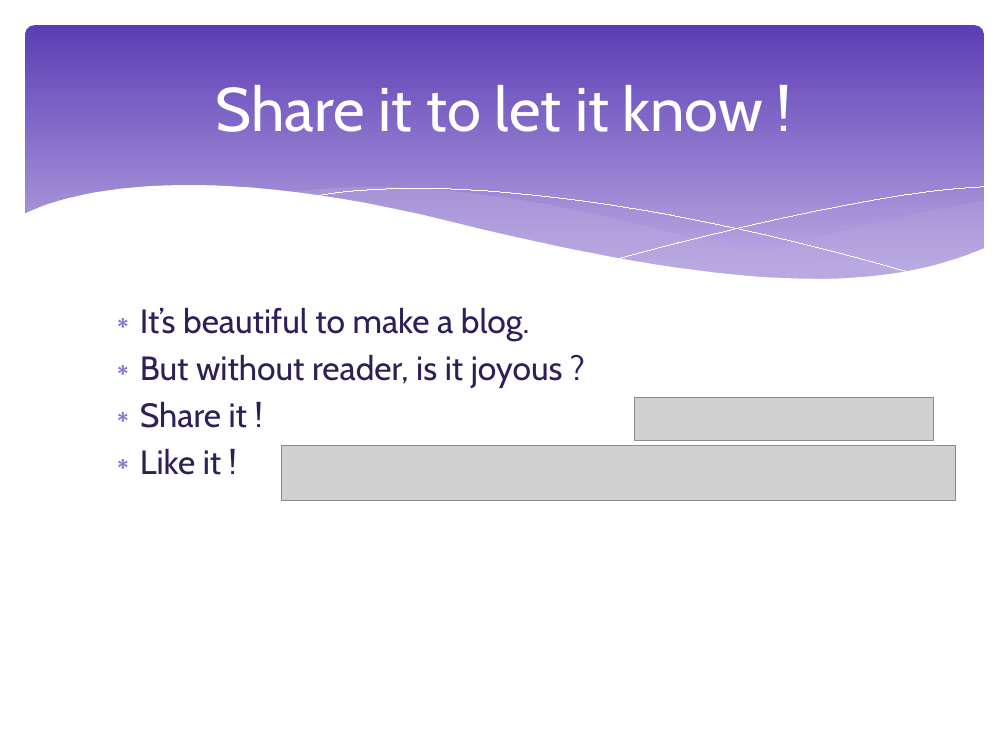
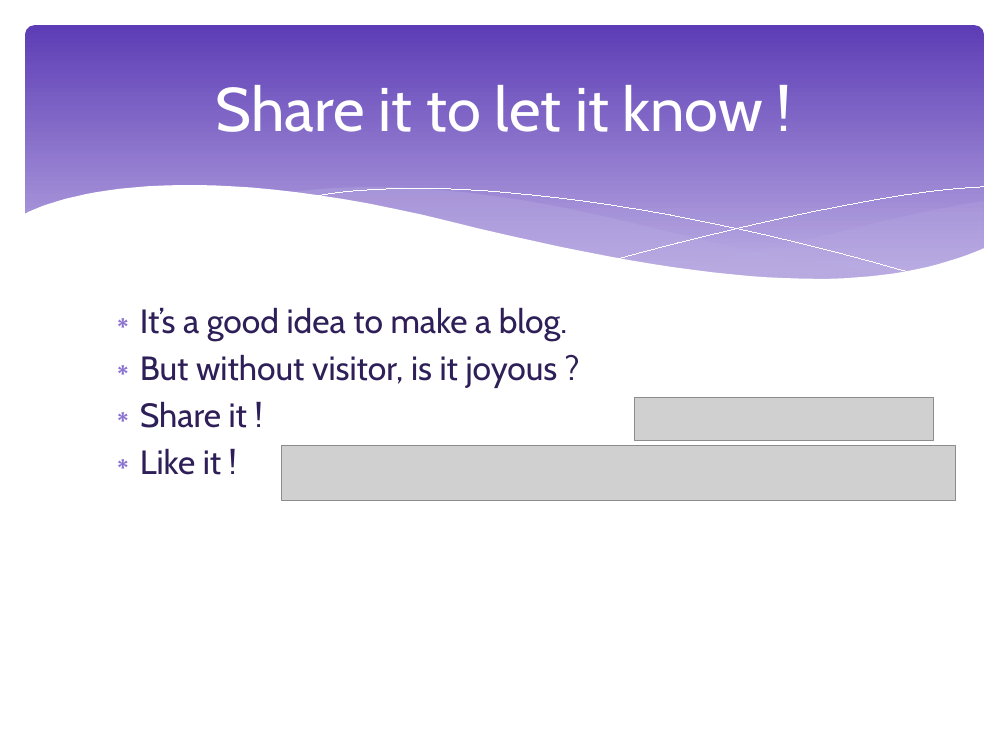
Before and after one commit to NoemieRullier/EnglishProjectBlog, a slide deck: slide 14 of Presentation.pptx. Drawn at 1008x756 pixels with LibreOffice and Linux fonts; fonts in the diff are those of the drawing; grey boxes stand for pictures. Boxes give left, top, right and bottom in pixels: in the first picture for what was removed or moved away, otherwise in the second. Text is boxed around its words. In the diff, an @@ line names an element or a change of style, - is before the commit and + after.

```diff
--- a/Presentation.pptx
+++ b/Presentation.pptx
@@ text at box(140, 307, 567, 388): text changed @@
-∗ It’s beautiful to make a blog.
-∗ But without reader, is it joyous ?
+∗ It’s a good idea to make a blog.
+∗ But without visitor, is it joyous ?
```
Also in this commit, not shown: 3 other slides changed.
